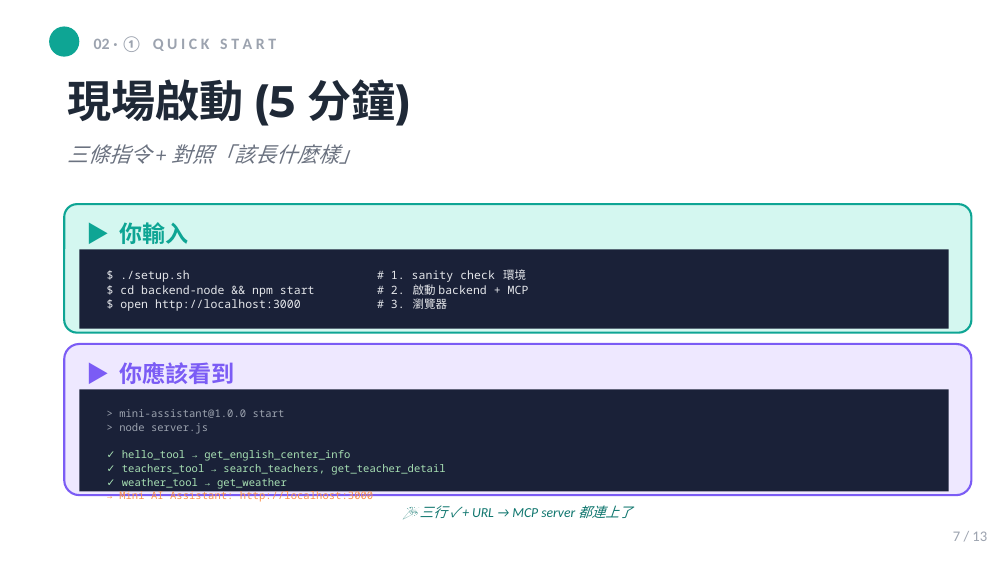
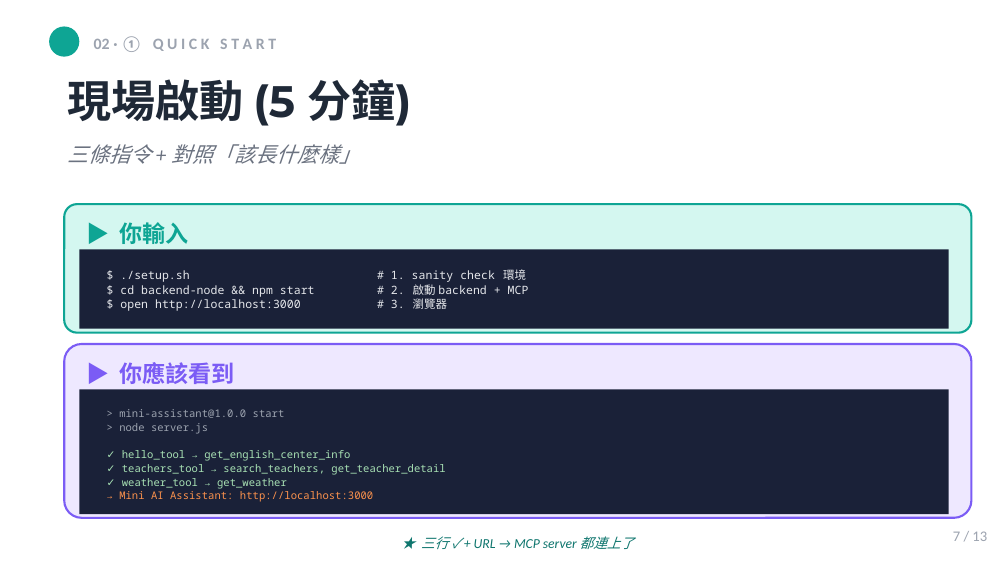
Before and after one commit to mjib007/nchu-mcp-workshop-2026, a slide deck: slide 7 of 04-hands-on-lab.pptx. Drawn at 1008x567 pixels with LibreOffice and Linux fonts; fonts in the diff are those of the drawing. Boxes give left, top, right and bottom in pixels: in the first picture for what was removed or moved away, otherwise in the second. Text is boxed around its words. In the diff, an @@ line names an element or a change of style, - is before the commit and + after.

```diff
--- a/04-hands-on-lab.pptx
+++ b/04-hands-on-lab.pptx
@@ rounded rectangle resized from (x1=65, y1=344, x2=972, y2=495) to (x1=65, y1=344, x2=972, y2=517) @@
@@ rectangle resized from (x1=80, y1=389, x2=949, y2=491) to (x1=80, y1=389, x2=949, y2=514) @@
@@ text at (x1=421, y1=536, x2=635, y2=549): text changed @@
-🎉 三行 ✓ + URL → MCP server 都連上了
+★ 三行 ✓ + URL → MCP server 都連上了
```
Also in this commit, not shown: 4 other slides changed, 8 other files.
